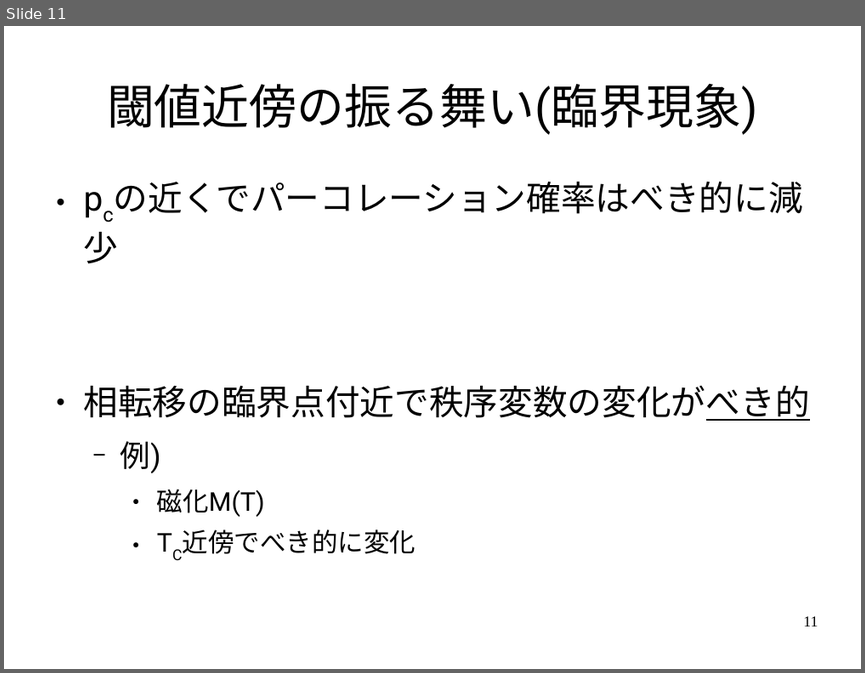
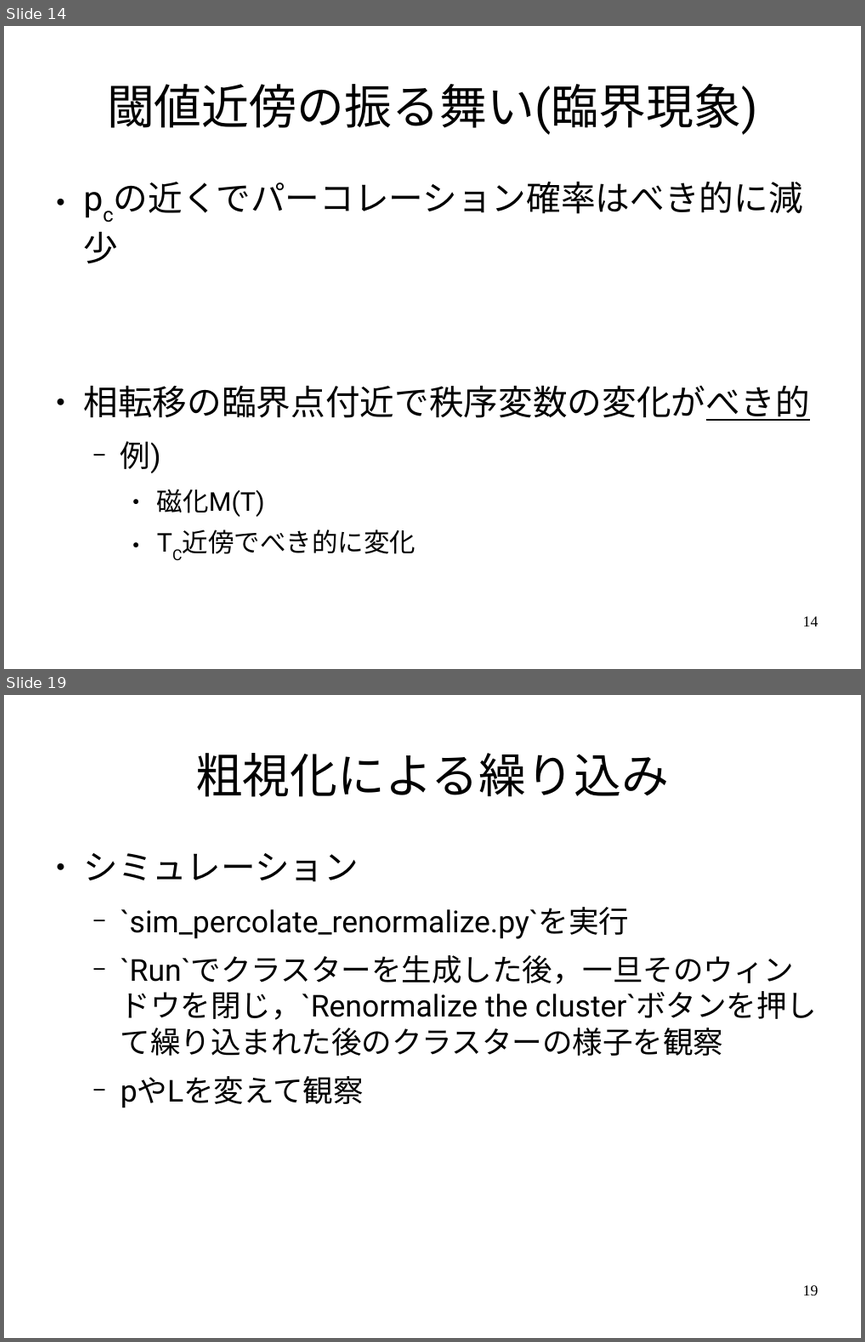
Before and after one commit to ssh0/SCS_yamlab2016, a slide deck: doc/slide.odp. Shown one above the other, each under a label of ours: slide 11 before the commit, slides 14 and 19 after it; the slides between them are not shown. The pictures are 865x673 and 865x1342 pixels, drawn with LibreOffice and Linux fonts; fonts in the diff are those of the drawing. Boxes give left, top, right and bottom in pixels: in the first picture for what was removed or moved away, otherwise in the second. Text is boxed around its words. In the diff, an @@ line names an element or a change of style, - is before the commit and + after.

```diff
--- a/doc/slide.odp
+++ b/doc/slide.odp
@@ slide 19 added at <box>4,695,861,1338</box>, background #FFFFFF @@
@@ title added at <box>195,753,669,797</box>, 44 pt, text #000000 @@
+粗視化による繰り込み
@@ text added at <box>84,853,817,1108</box>, 28 pt, text #000000 @@
+● シミュレーション
+  − `sim_percolate_renormalize.py`を実行
+  − `Run`でクラスターを生成した後，一旦そのウィンドウを閉じ，`Renormalize the cluster`ボタンを押して繰り込まれた後のクラスターの様子を観察
+  − pやLを変えて観察
@@ page number added at <box>803,1285,818,1295</box>, 14 pt, text #000000 @@
+19
@@ what was slide 11 is now slide 14 @@
@@ page number at <box>803,616,818,626</box>: text changed @@
-11
+14
```
Also in this commit, not shown: 2 slides changed, 8 other slides added.
